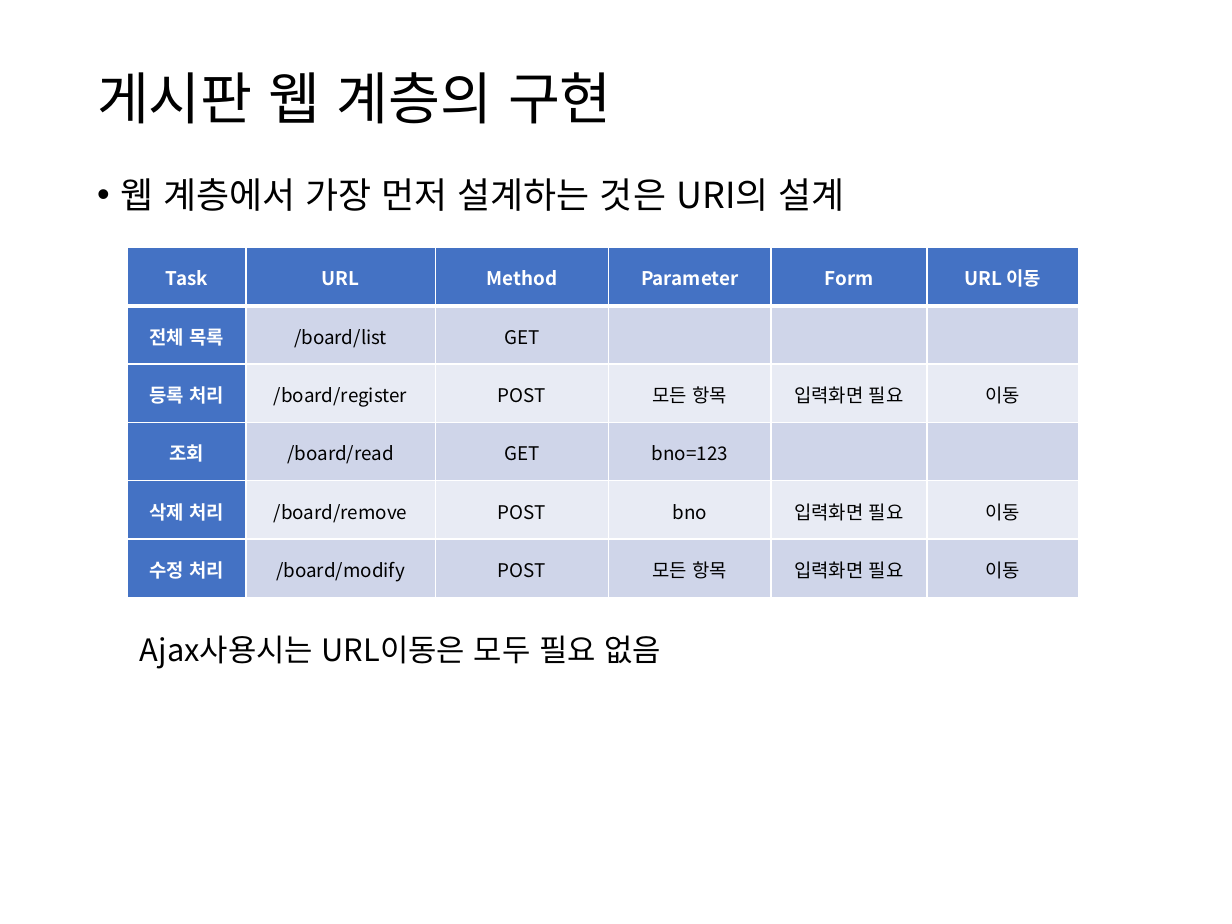
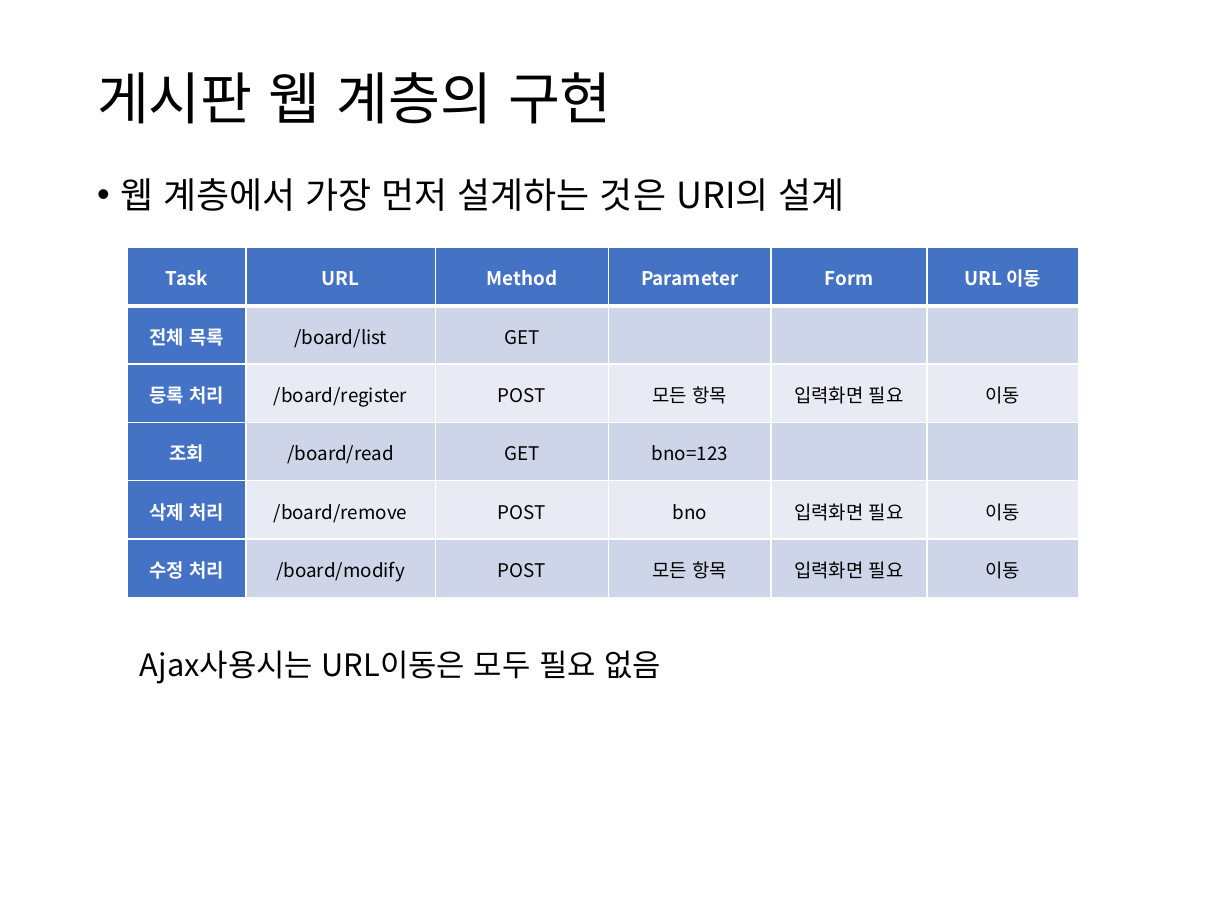
Before and after one commit to itrecipe/Web_Study_ez, a slide deck: slide 42 of spring - 학습자료/코드로 배우는 스프링 웹 프로젝트 (개정판) 학습자료/PART3.pptx. Drawn at 1232x924 pixels with LibreOffice and Linux fonts; fonts in the diff are those of the drawing. Boxes give left, top, right and bottom in pixels: in the first picture for what was removed or moved away, otherwise in the second. Text is boxed around its words. In the diff, an @@ line names an element or a change of style, - is before the commit and + after.

Commit message:
spring_학습자료
23.5.25

```diff
--- a/spring - 학습자료/코드로 배우는 스프링 웹 프로젝트 (개정판) 학습자료/PART3.pptx
+++ b/spring - 학습자료/코드로 배우는 스프링 웹 프로젝트 (개정판) 학습자료/PART3.pptx
@@ text "Ajax사용시는 URL이동은 모두 필요 없음": place and size @@
-text "Ajax사용시는 URL이동은 모두 필요 없음" at (140, 635, 661, 669)
+text "Ajax사용시는 URL이동은 모두 필요 없음" at (140, 650, 661, 684)
```
